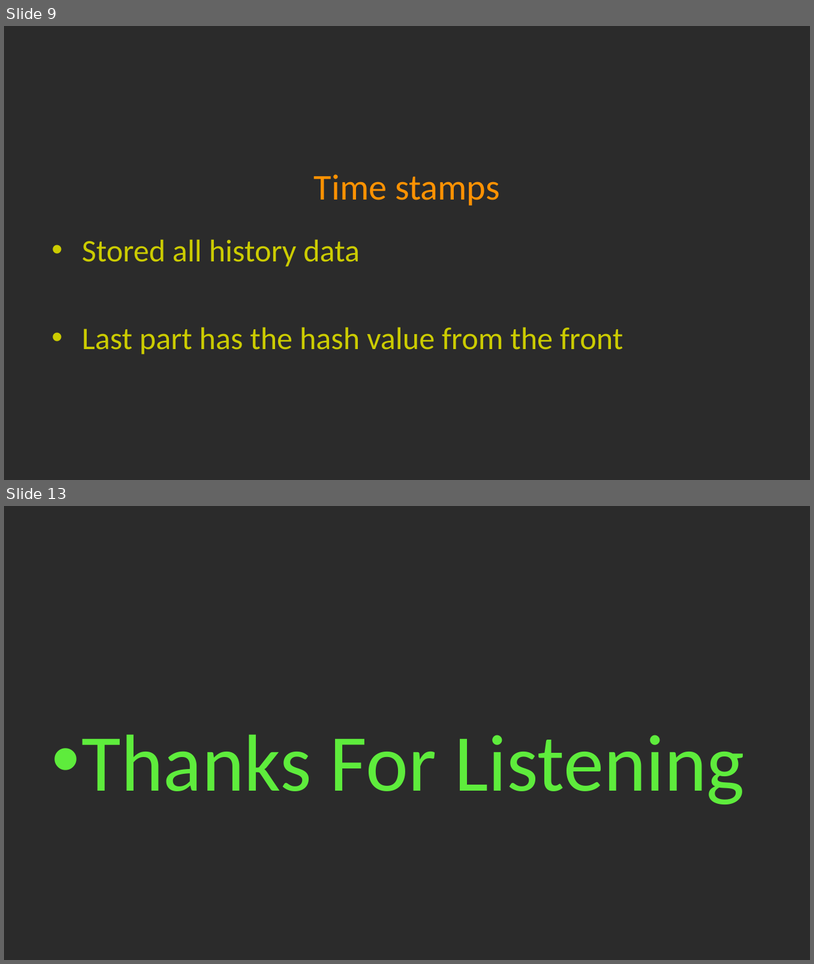
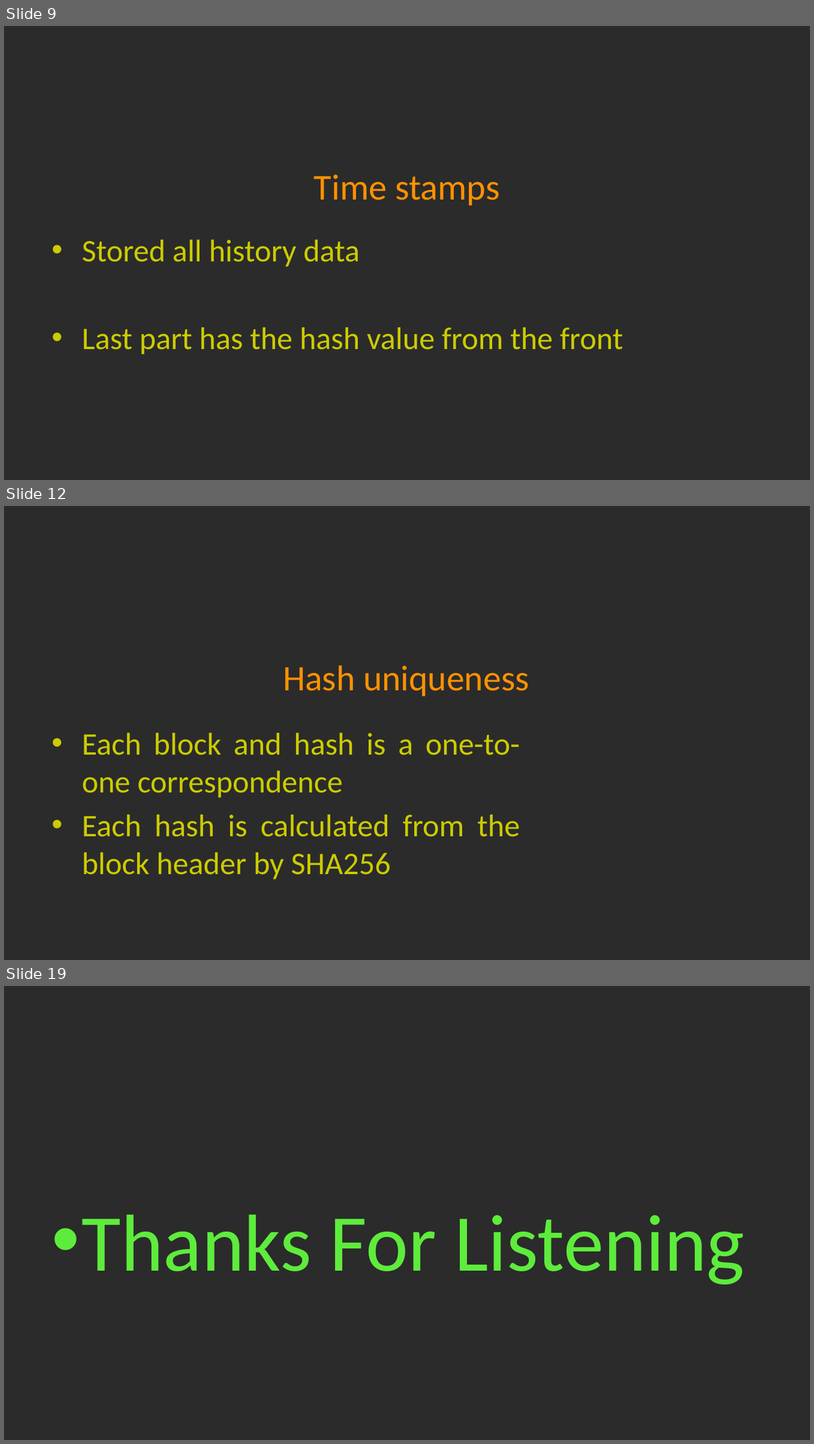
Before and after one commit to LeafLu0315/Presentation, a slide deck: blockchain.pptx. Shown one above the other, each under a label of ours: slides 9 and 13 before the commit, slides 9, 12 and 19 after it; the slides between them are not shown. The pictures are 814x964 and 814x1444 pixels, drawn with LibreOffice and Linux fonts; fonts in the diff are those of the drawing; background and template pictures are left out; a plain dark background stands for a picture behind light text. Boxes give left, top, right and bottom in pixels: in the first picture for what was removed or moved away, otherwise in the second. Text is boxed around its words. In the diff, an @@ line names an element or a change of style, - is before the commit and + after.

```diff
--- a/blockchain.pptx
+++ b/blockchain.pptx
@@ slide 12 added at bbox=[4, 506, 810, 960], background picture (left out) @@
@@ title added at bbox=[283, 665, 530, 696], 32 pt, text #FE9202 @@
+Hash uniqueness
@@ text added at bbox=[82, 732, 520, 879], 28 pt, text #CCCC00 @@
+• Each block and hash is a one-to-one correspondence
+• Each hash is calculated from the block header by SHA256
@@ what was slide 13 is now slide 19 @@
```
Also in this commit, not shown: 6 slides changed, 5 other slides added.
